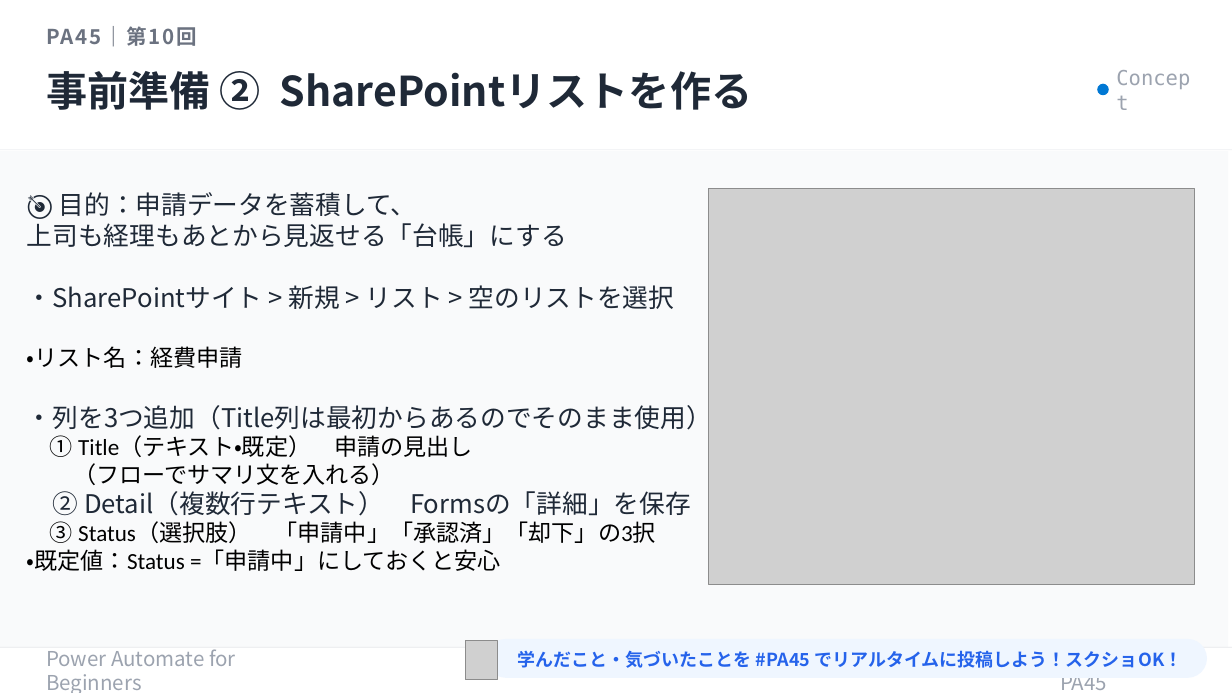
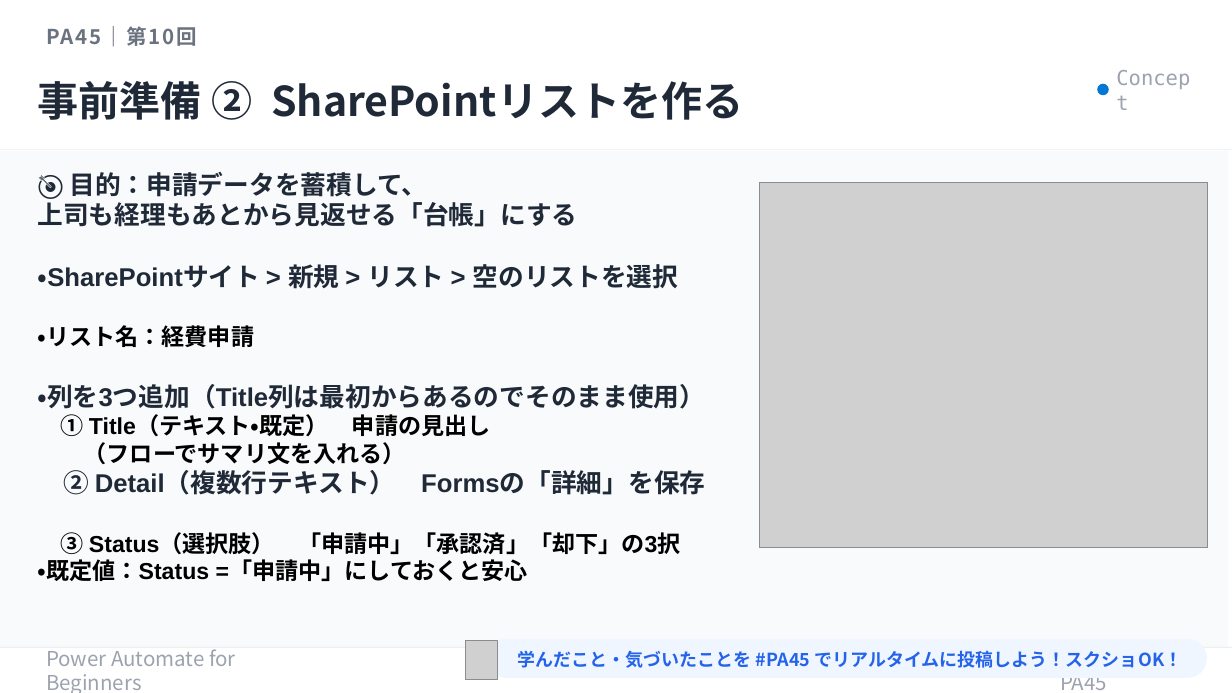
Before and after one commit to Haru-PowerPlatform/pa45, a slide deck: slide 11 of assets/pa45/P010_PA45_BizReview_20260514.pptx. Drawn at 1232x693 pixels with LibreOffice and Linux fonts; fonts in the diff are those of the drawing; grey boxes stand for pictures. Boxes give left, top, right and bottom in pixels: in the first picture for what was removed or moved away, otherwise in the second. Text is boxed around its words. In the diff, an @@ line names an element or a change of style, - is before the commit and + after.

```diff
--- a/assets/pa45/P010_PA45_BizReview_20260514.pptx
+++ b/assets/pa45/P010_PA45_BizReview_20260514.pptx
@@ text "事前準備 ② SharePointリストを作る": place and size @@
-text "事前準備 ② SharePointリストを作る" at (46,71,752,110)
+text "事前準備 ② SharePointリストを作る" at (38,81,743,120)
@@ text "🎯 目的：申請データを蓄積して、": place and size @@
-text "🎯 目的：申請データを蓄積して、" at (27,192,712,571)
+text "🎯 目的：申請データを蓄積して、" at (38,172,706,581)
@@ text "🎯 目的：申請データを蓄積して、" at (38,172,706,581): font Noto Sans CJK JP to Arial in "🎯 目的：申請データを蓄積して、", "上司も経理もあとから見返せる「台帳」にする", "・SharePointサイト > 新規 > リスト > 空のリストを選択", "・列を3つ追加（Title列は最初からあるのでそのまま使用）" and 1 more places; bold on; font Calibri to Arial in "・リスト名：経費申請", "① Title（テキスト・既定） 申請の見出し", "（フローでサマリ文を入れる）", "③ Status（選択肢） 「申請中」「承認済」「却下」の3択" and 1 more places @@
@@ picture: place and size @@
-picture at (709,189,1195,584)
+picture at (760,183,1209,548)
```
Also in this commit, not shown: 9 other slides changed.
